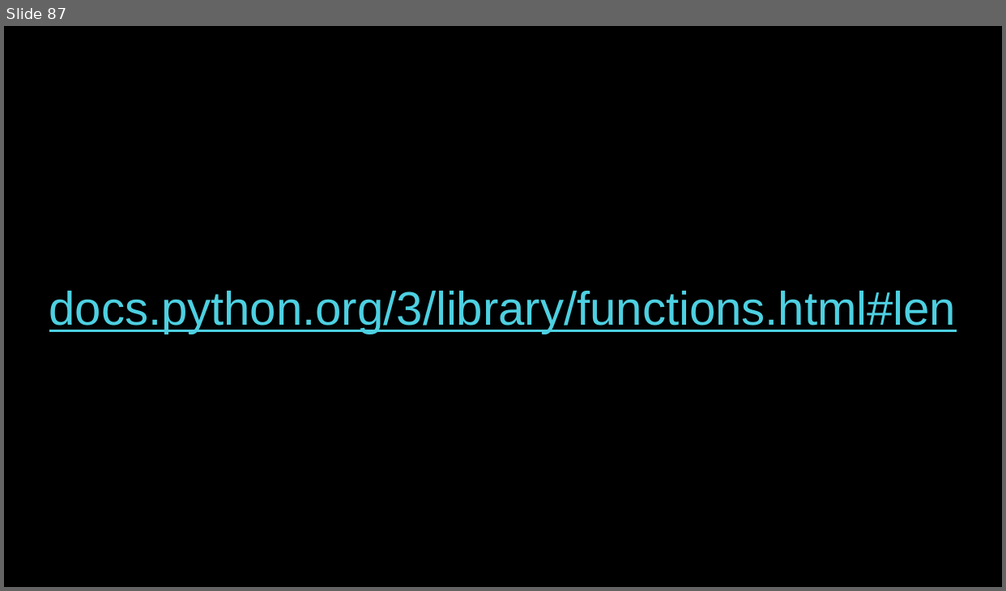
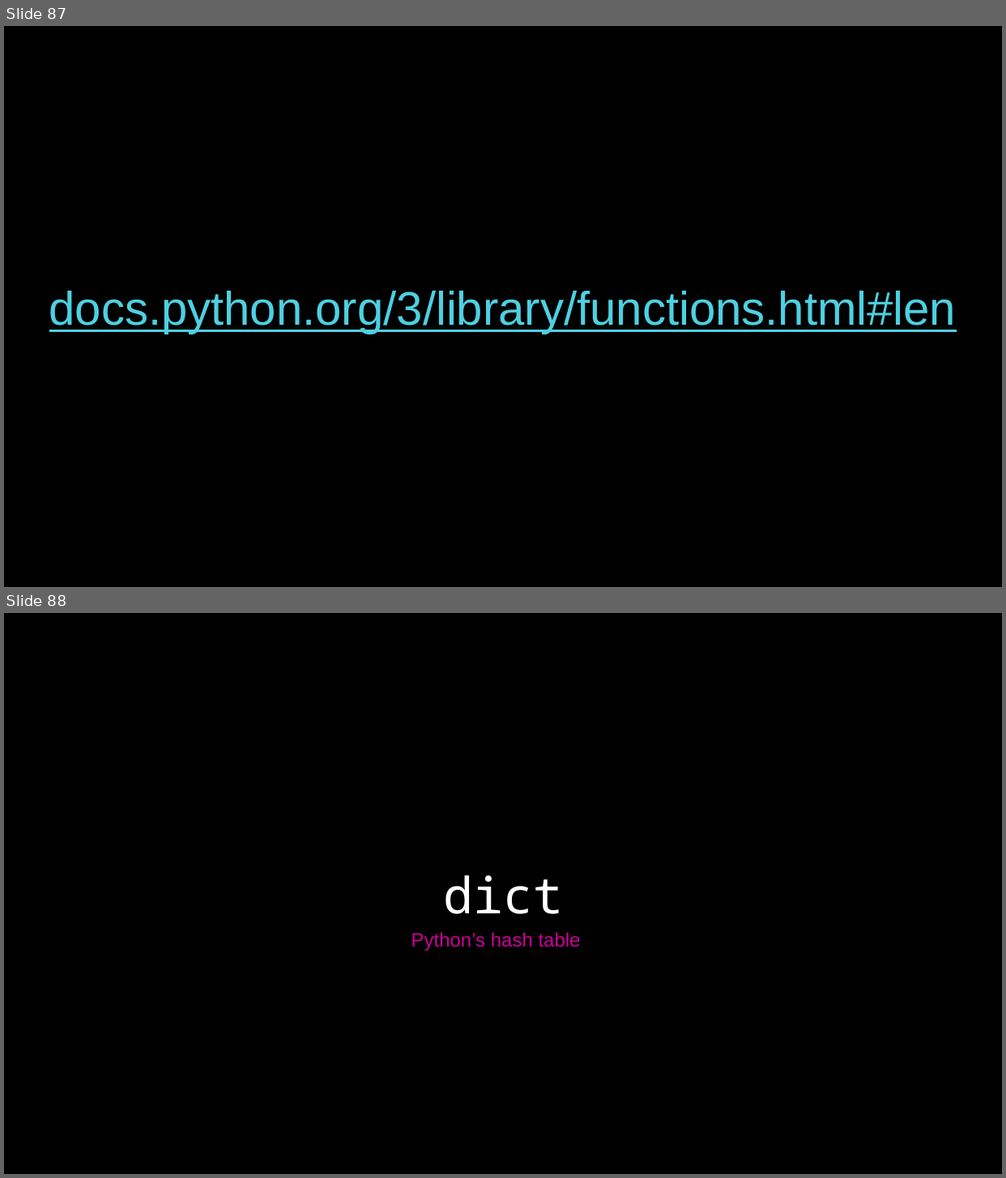
Before and after one commit to ddangman/cs50, a slide deck: Intro to Computer Science CS50x/CS50 2023 - Lecture 6 - Python.pptx. Shown one above the other, each under a label of ours: slide 87 before the commit, slides 87 and 88 after it. The pictures are 1006x591 and 1006x1178 pixels, drawn with LibreOffice and Linux fonts; fonts in the diff are those of the drawing. Boxes give left, top, right and bottom in pixels: in the first picture for what was removed or moved away, otherwise in the second. Text is boxed around its words. In the diff, an @@ line names an element or a change of style, - is before the commit and + after.

```diff
--- a/Intro to Computer Science CS50x/CS50 2023 - Lecture 6 - Python.pptx
+++ b/Intro to Computer Science CS50x/CS50 2023 - Lecture 6 - Python.pptx
@@ slide 88 added at (x1=4, y1=613, x2=1002, y2=1174), background #000000 @@
@@ title added at (x1=443, y1=875, x2=563, y2=914), 36 pt, text #FFFFFF @@
+dict
@@ text added at (x1=411, y1=932, x2=581, y2=951), 14 pt, text #CC0099 @@
+Python’s hash table
```
Also in this commit, not shown: 2 slides changed, 1 other slide added, 2 slides removed, 10 other files.
